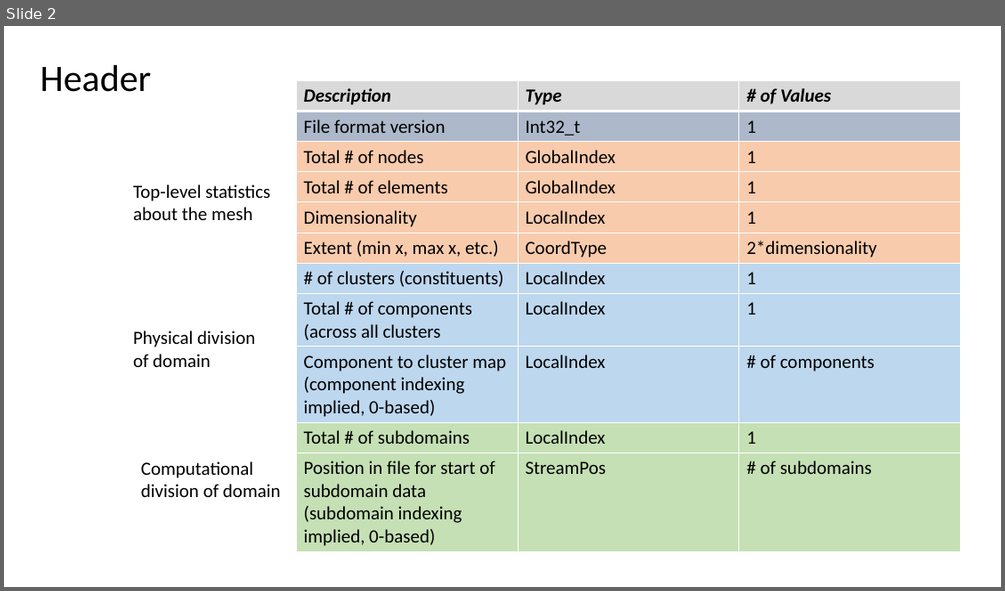
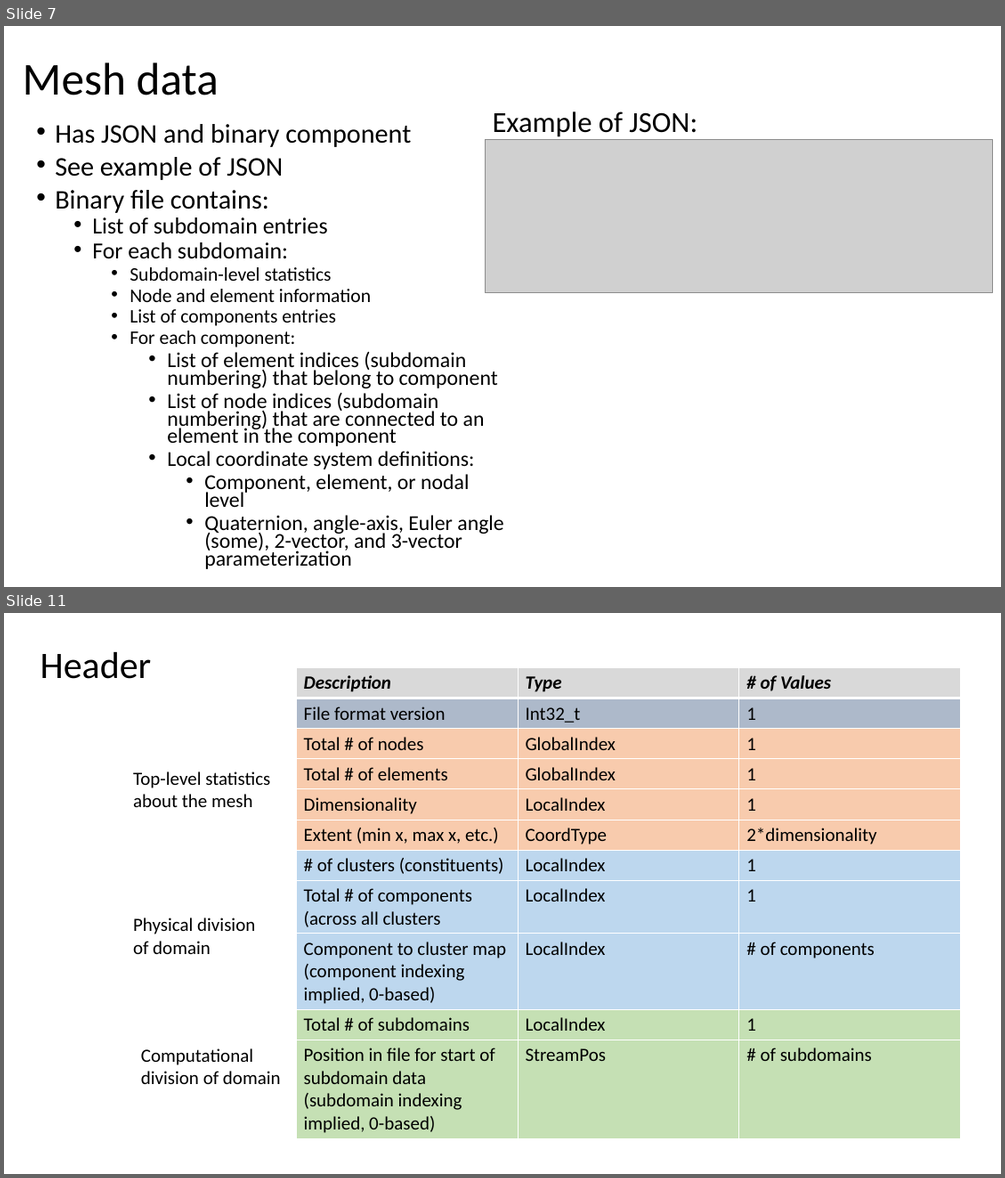
Before and after one commit to afrl/sheff-fea-io, a slide deck: docs/FormatSpecification.pptx. Shown one above the other, each under a label of ours: slide 2 before the commit, slides 7 and 11 after it; the slides between them are not shown. The pictures are 1005x591 and 1005x1178 pixels, drawn with LibreOffice and Linux fonts; fonts in the diff are those of the drawing; grey boxes stand for pictures. Boxes give left, top, right and bottom in pixels: in the first picture for what was removed or moved away, otherwise in the second. Text is boxed around its words. In the diff, an @@ line names an element or a change of style, - is before the commit and + after.

```diff
--- a/docs/FormatSpecification.pptx
+++ b/docs/FormatSpecification.pptx
@@ slide 7 added at bbox=[4, 26, 1001, 587], background #FFFFFF @@
@@ title added at bbox=[23, 62, 218, 95], 44 pt, text #000000 @@
+Mesh data
@@ text added at bbox=[55, 124, 503, 569], 20.4 pt, text #000000 @@
+• Has JSON and binary component
+• See example of JSON
+• Binary file contains:
+  • List of subdomain entries
+  • For each subdomain:
+    • Subdomain-level statistics
+    • Node and element information
+    • List of components entries
+    • For each component:
+      • List of element indices (subdomain numbering) that belong to component
+      • List of node indices (subdomain numbering) that are connected to an element in the component
+      • Local coordinate system definitions:
+        • Component, element, or nodal level
+        • Quaternion, angle-axis, Euler angle (some), 2-vector, and 3-vector parameterization
@@ text added at bbox=[493, 111, 697, 140], 28 pt, text #000000 @@
+Example of JSON:
@@ picture added at bbox=[485, 140, 993, 293] @@
@@ what was slide 2 is now slide 11 @@
```
Also in this commit, not shown: 8 other slides added, 3 other files.
